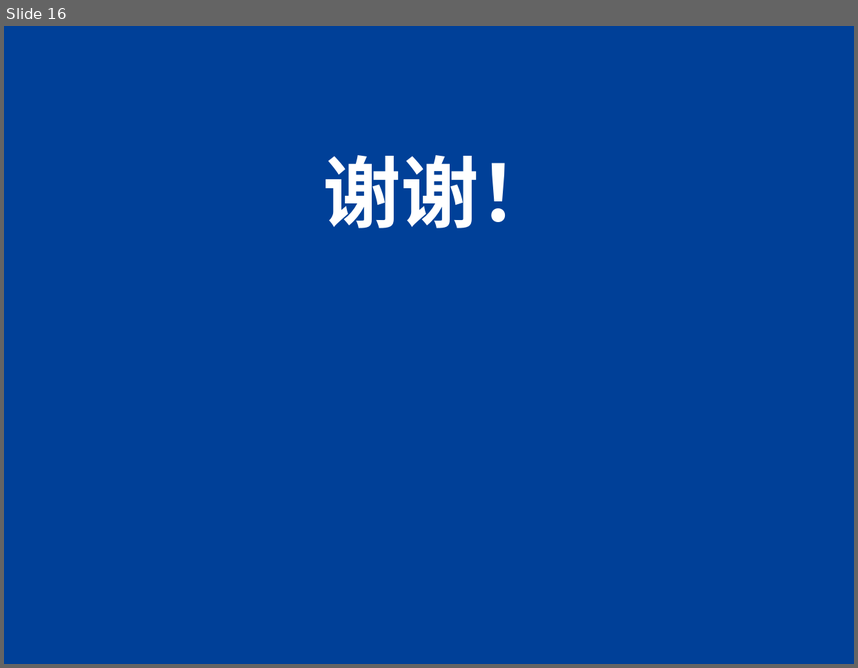
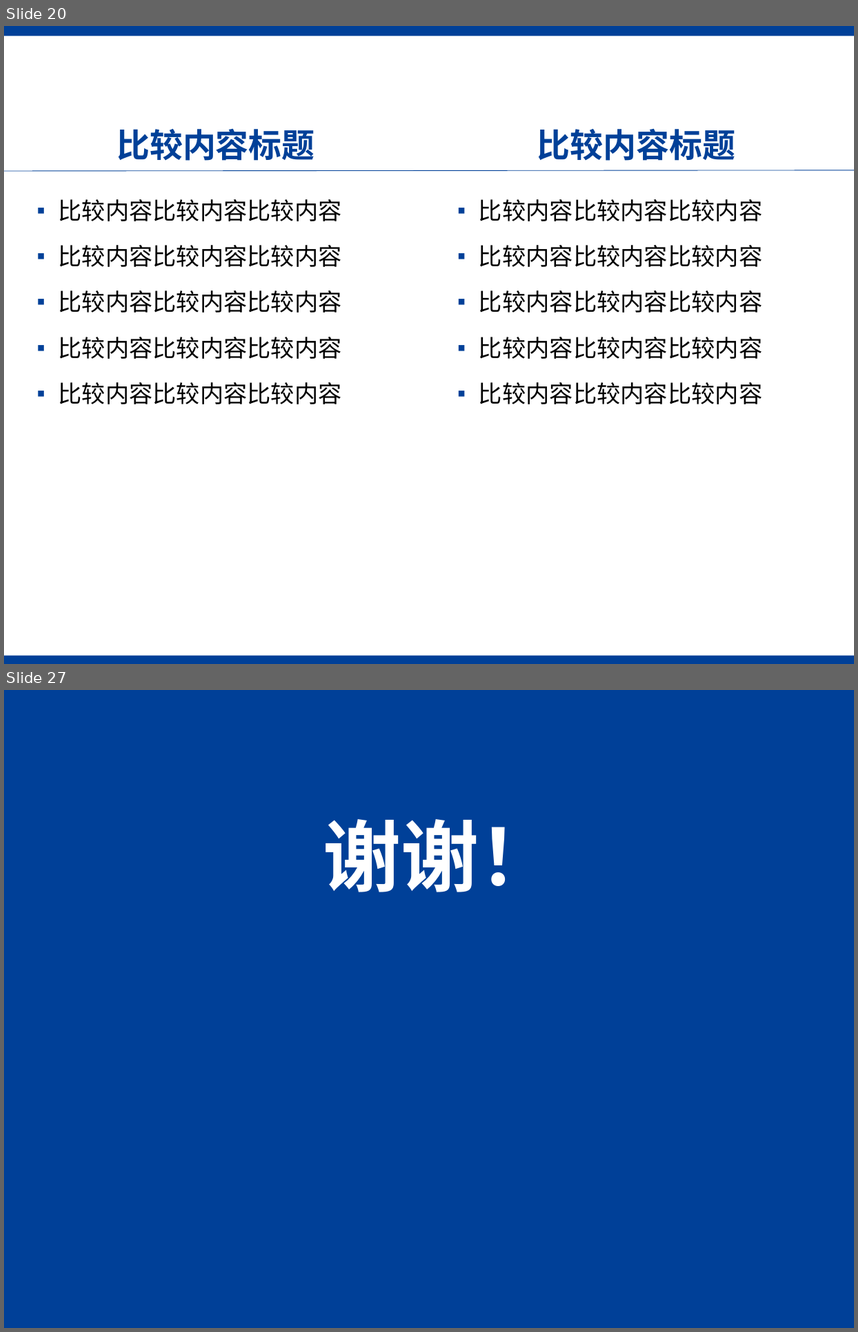
Before and after one commit to gyfastas/EE397, a slide deck: PPT/中期检测报告.pptx. Shown one above the other, each under a label of ours: slide 16 before the commit, slides 20 and 27 after it; the slides between them are not shown. The pictures are 858x668 and 858x1332 pixels, drawn with LibreOffice and Linux fonts; fonts in the diff are those of the drawing; background and template pictures are left out. Boxes give left, top, right and bottom in pixels: in the first picture for what was removed or moved away, otherwise in the second. Text is boxed around its words. In the diff, an @@ line names an element or a change of style, - is before the commit and + after.

```diff
--- a/PPT/中期检测报告.pptx
+++ b/PPT/中期检测报告.pptx
@@ slide 20 added at (4, 26, 854, 664), background #FFFFFF @@
@@ rectangle added at (4, 26, 854, 36), fill #004098 @@
@@ text added at (771, 55, 824, 81), 12 pt, text #FFFFFF @@
+Page .
@@ page number added at (813, 55, 854, 81), 12 pt, text #FFFFFF @@
+20
@@ title added at (116, 128, 314, 161), 28 pt, text #004098, bold @@
+比较内容标题
@@ text added at (537, 128, 735, 161), 28 pt, text #004098, bold @@
+比较内容标题
@@ line added from (4, 170) to (854, 170), #004098 0.5 pt @@
@@ text added at (58, 199, 341, 404), 20 pt, text #000000 @@
+▪ 比较内容比较内容比较内容
+▪ 比较内容比较内容比较内容
+▪ 比较内容比较内容比较内容
+▪ 比较内容比较内容比较内容
+▪ 比较内容比较内容比较内容
@@ text added at (479, 199, 762, 404), 20 pt, text #000000 @@
+▪ 比较内容比较内容比较内容
+▪ 比较内容比较内容比较内容
+▪ 比较内容比较内容比较内容
+▪ 比较内容比较内容比较内容
+▪ 比较内容比较内容比较内容
@@ rectangle added at (4, 655, 854, 664), fill #004098 @@
@@ what was slide 16 is now slide 27 @@
```
Also in this commit, not shown: 4 slides changed, 21 other slides added, 11 slides removed, 3 other files.
